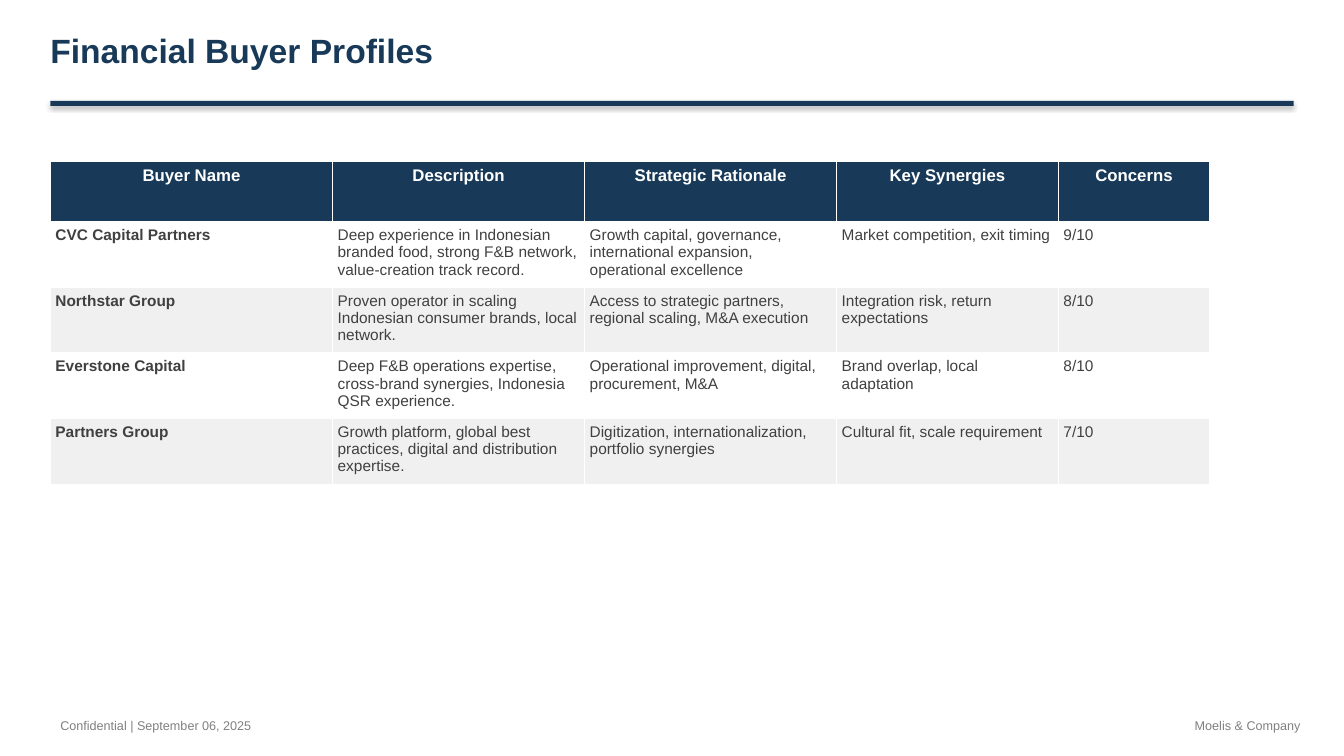
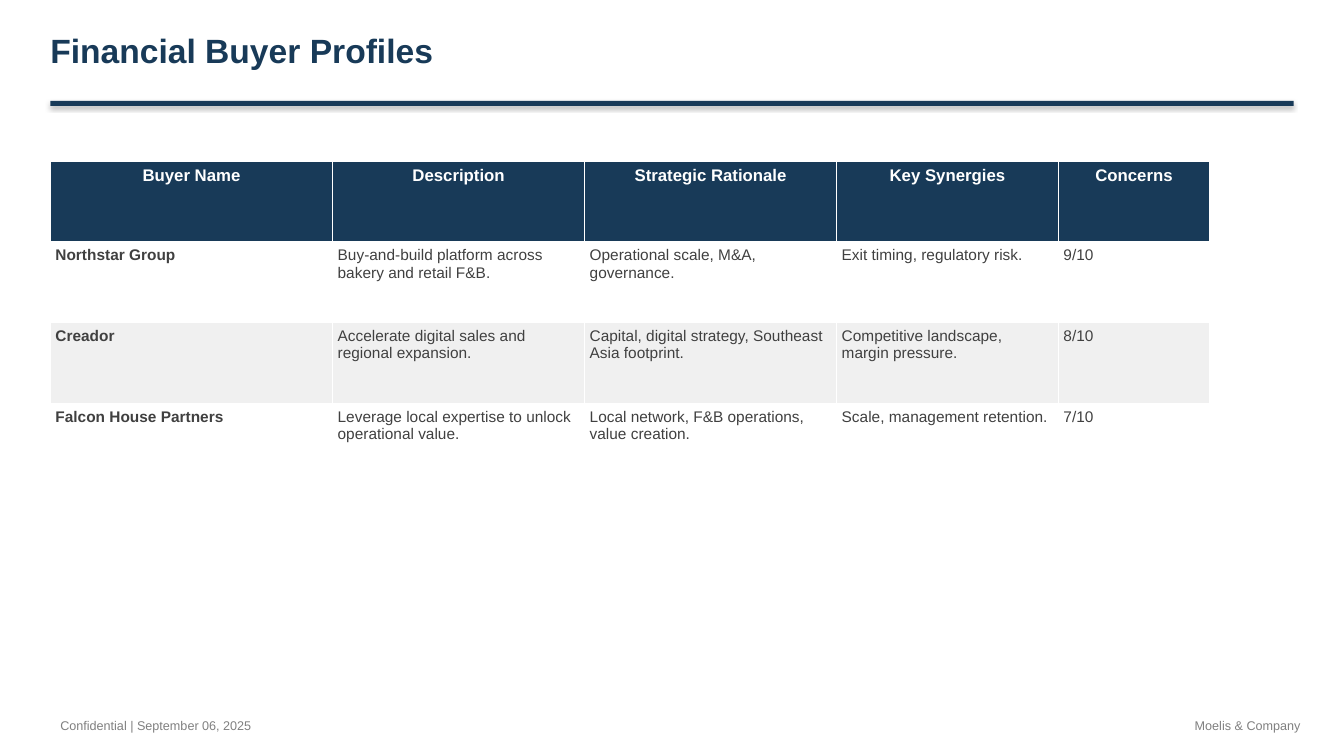
Before and after one commit to alinvb/slide_generator, a slide deck: slide 19 of ai_generated_deck.pptx (slide 16 before the commit). Drawn at 1344x756 pixels with LibreOffice and Linux fonts; fonts in the diff are those of the drawing. Boxes give left, top, right and bottom in pixels: in the first picture for what was removed or moved away, otherwise in the second. Text is boxed around its words. In the diff, an @@ line names an element or a change of style, - is before the commit and + after.

```diff
--- a/ai_generated_deck.pptx
+++ b/ai_generated_deck.pptx
@@ table at [50, 161, 1210, 484] @@
-row 2: CVC Capital Partners | Deep experience in Indonesian branded food, strong F&B network, value-creation track record. | Growth capital, governance, international expansion, operational excellence | Market competition, exit timing | 9/10
-row 3: Northstar Group | Proven operator in scaling Indonesian consumer brands, local network. | Access to strategic partners, regional scaling, M&A execution | Integration risk, return expectations | 8/10
-row 4: Everstone Capital | Deep F&B operations expertise, cross-brand synergies, Indonesia QSR experience. | Operational improvement, digital, procurement, M&A | Brand overlap, local adaptation | 8/10
-row 5: Partners Group | Growth platform, global best practices, digital and distribution expertise. | Digitization, internationalization, portfolio synergies | Cultural fit, scale requirement | 7/10
+row 2: Northstar Group | Buy-and-build platform across bakery and retail F&B. | Operational scale, M&A, governance. | Exit timing, regulatory risk. | 9/10
+row 3: Creador | Accelerate digital sales and regional expansion. | Capital, digital strategy, Southeast Asia footprint. | Competitive landscape, margin pressure. | 8/10
+row 4: Falcon House Partners | Leverage local expertise to unlock operational value. | Local network, F&B operations, value creation. | Scale, management retention. | 7/10
```
Also in this commit, not shown: 10 other slides changed, 5 slides added, 2 slides removed, 2 other files.
